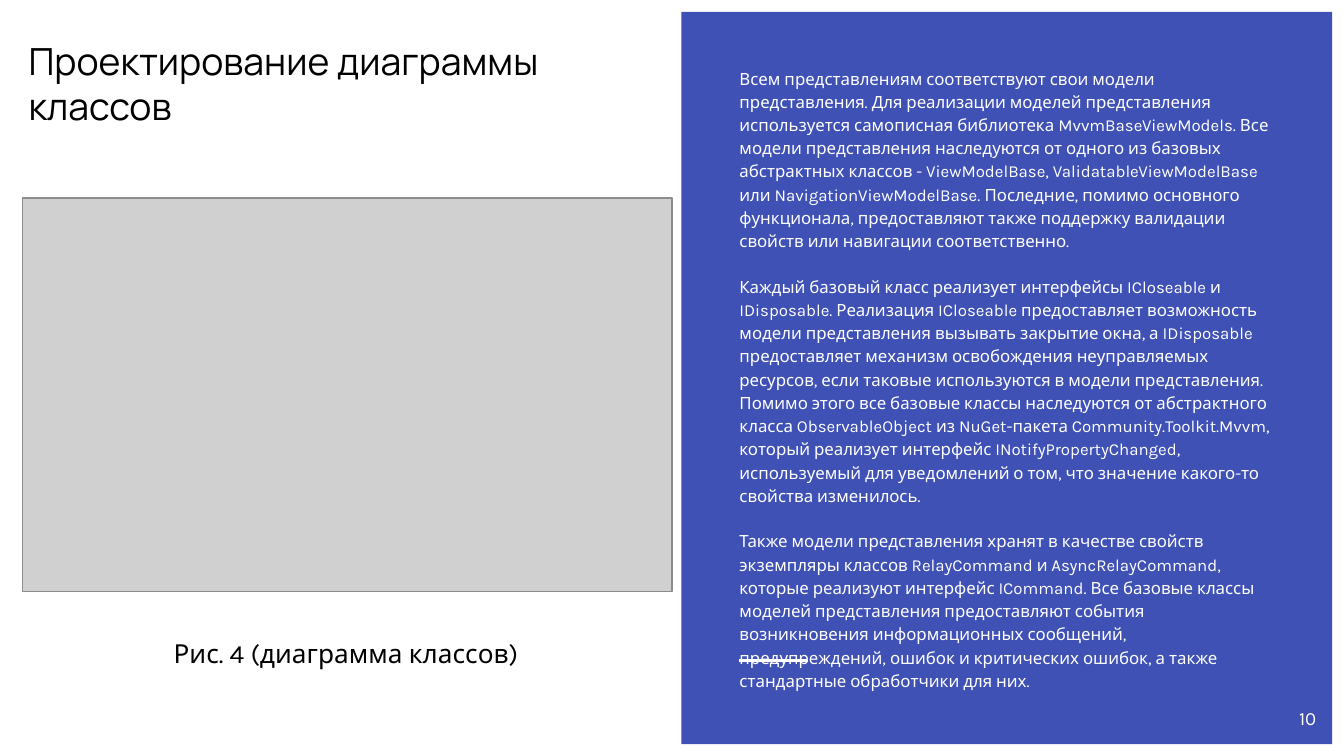
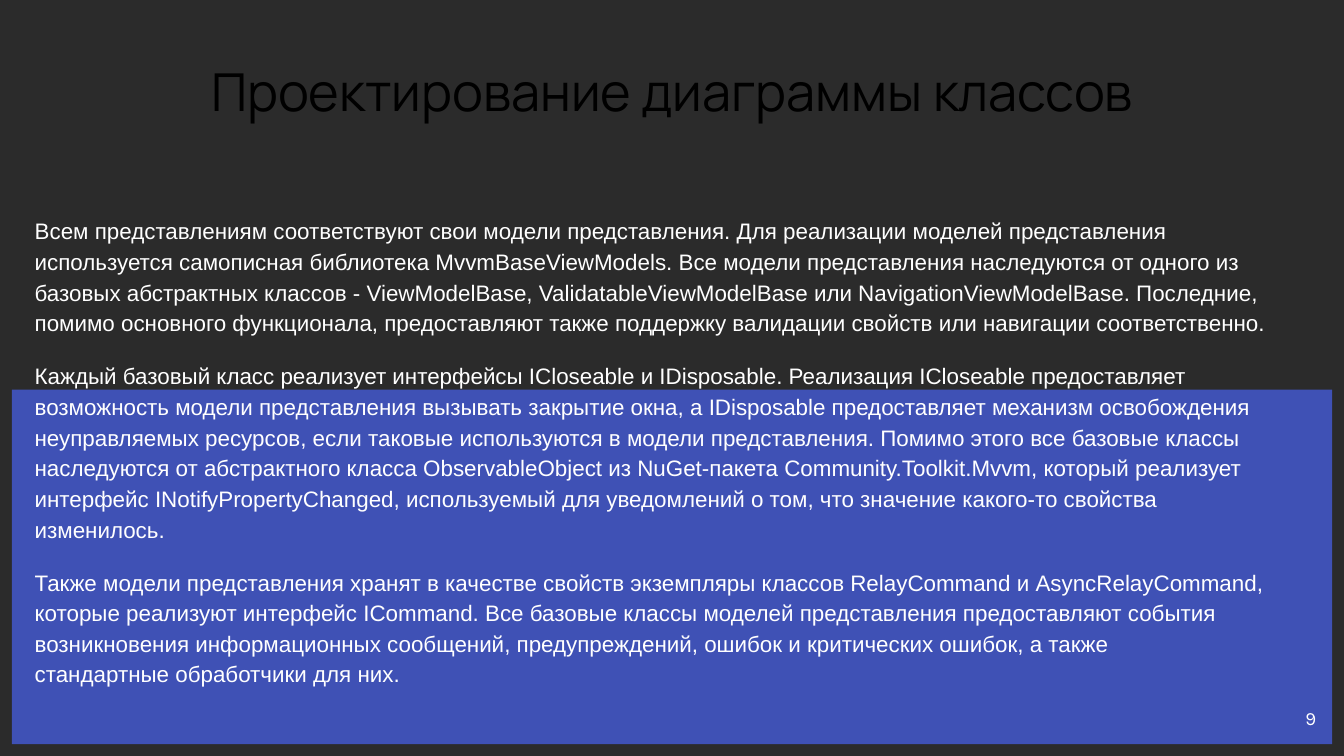
Before and after one commit to BnnQ/TestingSystem, a slide deck: slide 9 of Docs/M_Курсовой проект приложение «Система тестирования».pptx (slide 10 before the commit). Drawn at 1344x756 pixels with LibreOffice and Linux fonts; fonts in the diff are those of the drawing; grey boxes stand for pictures; background and template pictures are left out; a plain dark background stands for a picture behind light text. Boxes give left, top, right and bottom in pixels: in the first picture for what was removed or moved away, otherwise in the second. Text is boxed around its words. In the diff, an @@ line names an element or a change of style, - is before the commit and + after.

```diff
--- a/Docs/M_Курсовой проект приложение «Система тестирования».pptx
+++ b/Docs/M_Курсовой проект приложение «Система тестирования».pptx
@@ background #FFFFFF to picture (left out) @@
@@ rectangle removed at (x1=681, y1=12, x2=1332, y2=745) @@
@@ title "Проектирование диаграммы классов" moved from (x1=29, y1=48, x2=538, y2=121) to (x1=211, y1=74, x2=1133, y2=123) @@
@@ title "Проектирование диаграммы классов" at (x1=211, y1=74, x2=1133, y2=123): size 20 to 28 pt; alignment left to centre @@
@@ text "Всем представлениям соответствуют свои модели ..." moved from (x1=739, y1=73, x2=1270, y2=691) to (x1=35, y1=222, x2=1264, y2=687) @@
@@ text "Всем представлениям соответствуют свои модели ..." at (x1=35, y1=222, x2=1264, y2=687): size 9 to 12 pt, font Karla to Arial; less space between paragraphs; vertical alignment middle to top @@
@@ picture removed at (x1=23, y1=198, x2=672, y2=591) @@
@@ rectangle added at (x1=12, y1=390, x2=1332, y2=745), fill #3F51B5 @@
@@ text removed at (x1=174, y1=644, x2=509, y2=670) @@
-Рис. 4 (диаграмма классов)
@@ line removed from (739, 661) to (808, 661) @@
@@ page number at (x1=1305, y1=713, x2=1316, y2=725): text changed @@
-10
+9
```
Also in this commit, not shown: 5 other slides changed, 3 slides added, 2 other files.
